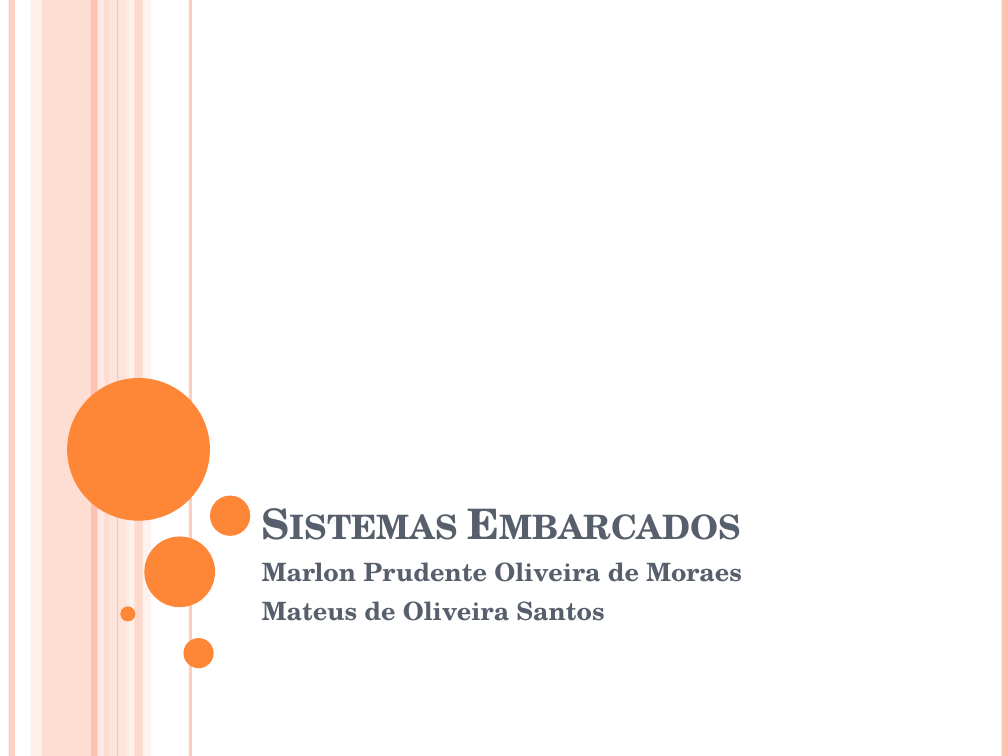
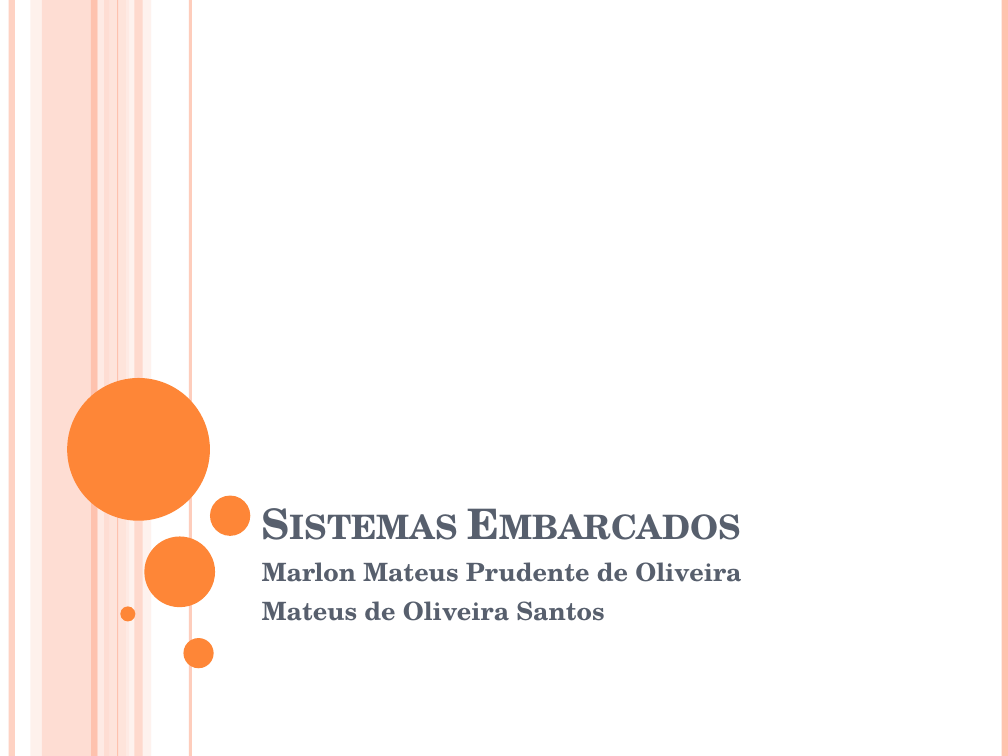
Before and after one commit to marlonprudente/SistemasEmbarcados, a slide deck: slide 1 of lab2.pptx. Drawn at 1008x756 pixels with LibreOffice and Linux fonts; fonts in the diff are those of the drawing. Boxes give left, top, right and bottom in pixels: in the first picture for what was removed or moved away, otherwise in the second. Text is boxed around its words. In the diff, an @@ line names an element or a change of style, - is before the commit and + after.

Commit message:
Att, slides

```diff
--- a/lab2.pptx
+++ b/lab2.pptx
@@ subtitle at (262,562,741,582): text changed @@
-Marlon Prudente Oliveira de Moraes
+Marlon Mateus Prudente de Oliveira
```
Also in this commit, not shown: 1 other slide changed.
